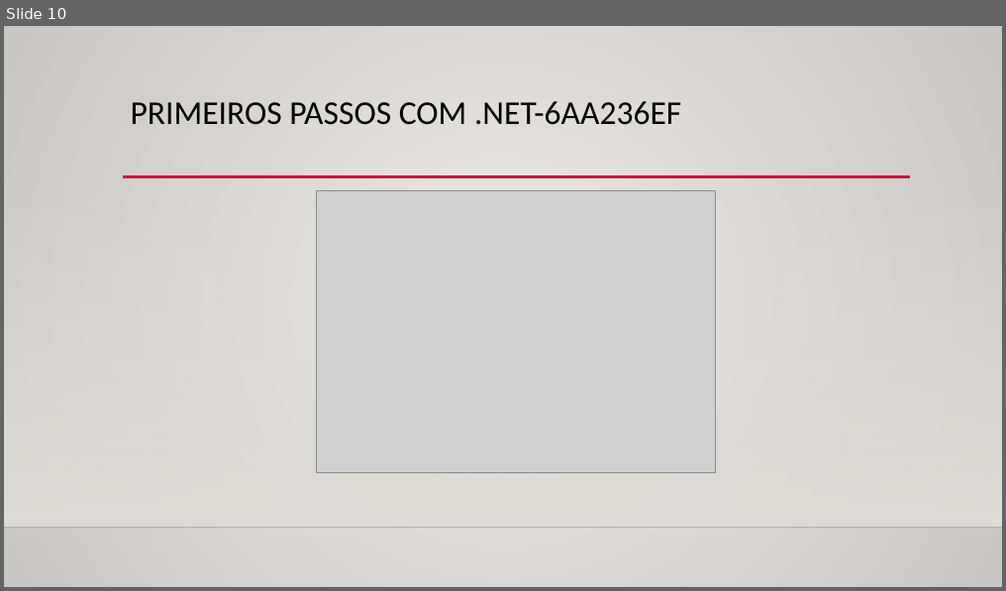
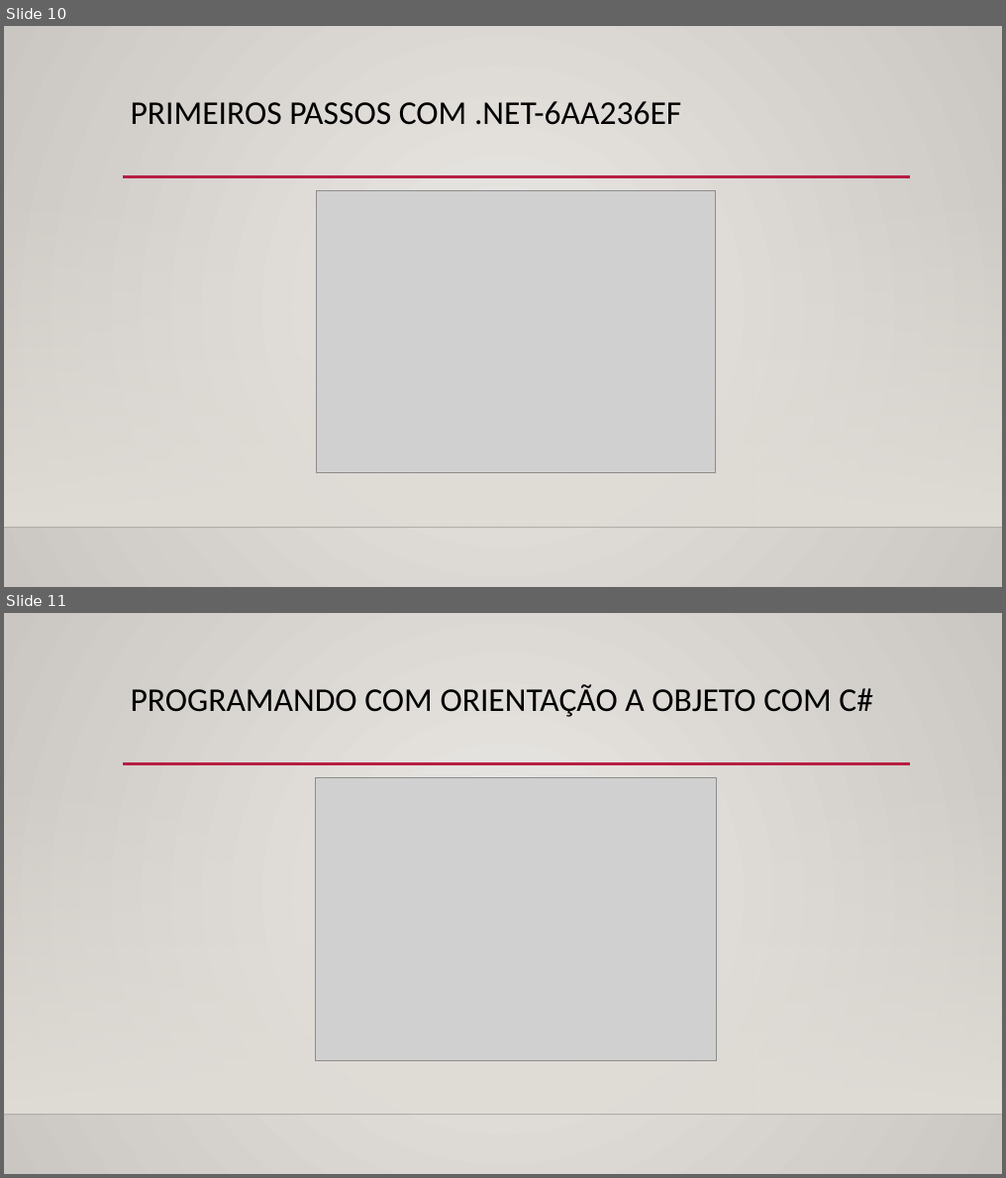
Before and after one commit to Rosem111/Evolu-o-na-DIO, a slide deck: Conquistas/Conquistas.pptx. Shown one above the other, each under a label of ours: slide 10 before the commit, slides 10 and 11 after it. The pictures are 1006x591 and 1006x1178 pixels, drawn with LibreOffice and Linux fonts; fonts in the diff are those of the drawing; grey boxes stand for pictures; background and template pictures are left out. Boxes give left, top, right and bottom in pixels: in the first picture for what was removed or moved away, otherwise in the second. Text is boxed around its words. In the diff, an @@ line names an element or a change of style, - is before the commit and + after.

Commit message:
Progresso Até o Atual Momento.

```diff
--- a/Conquistas/Conquistas.pptx
+++ b/Conquistas/Conquistas.pptx
@@ slide 11 added at [4,613,1002,1174], background gradient #ECEAE7 to #CAC7C1; not listed: 3 template elements that a slide beside it also shows @@
@@ title added at [131,684,873,717], 32 pt, text #000000 @@
+PROGRAMANDO COM ORIENTAÇÃO A OBJETO COM C#
@@ picture added at [315,778,717,1060] @@
```
